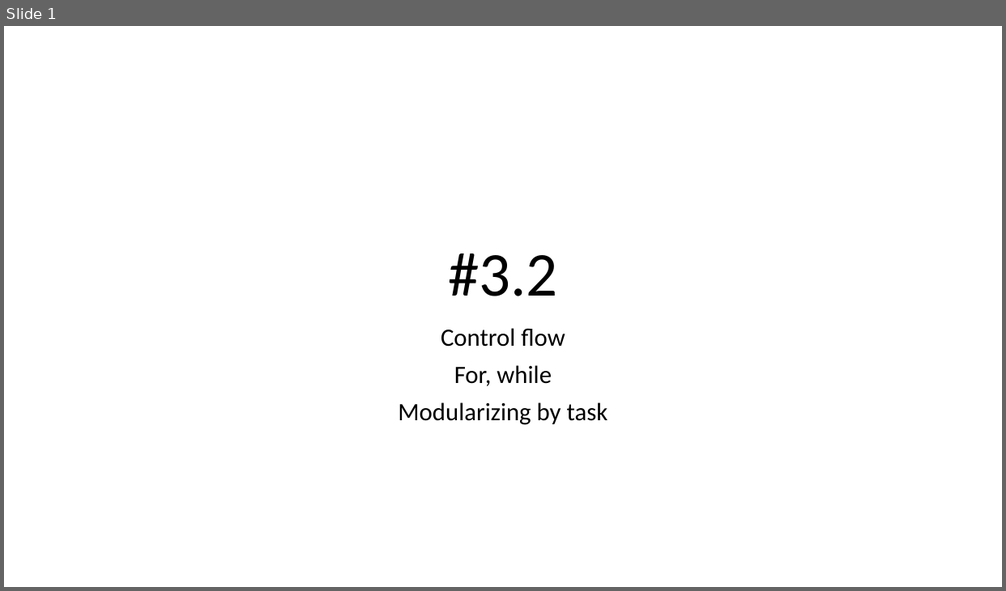
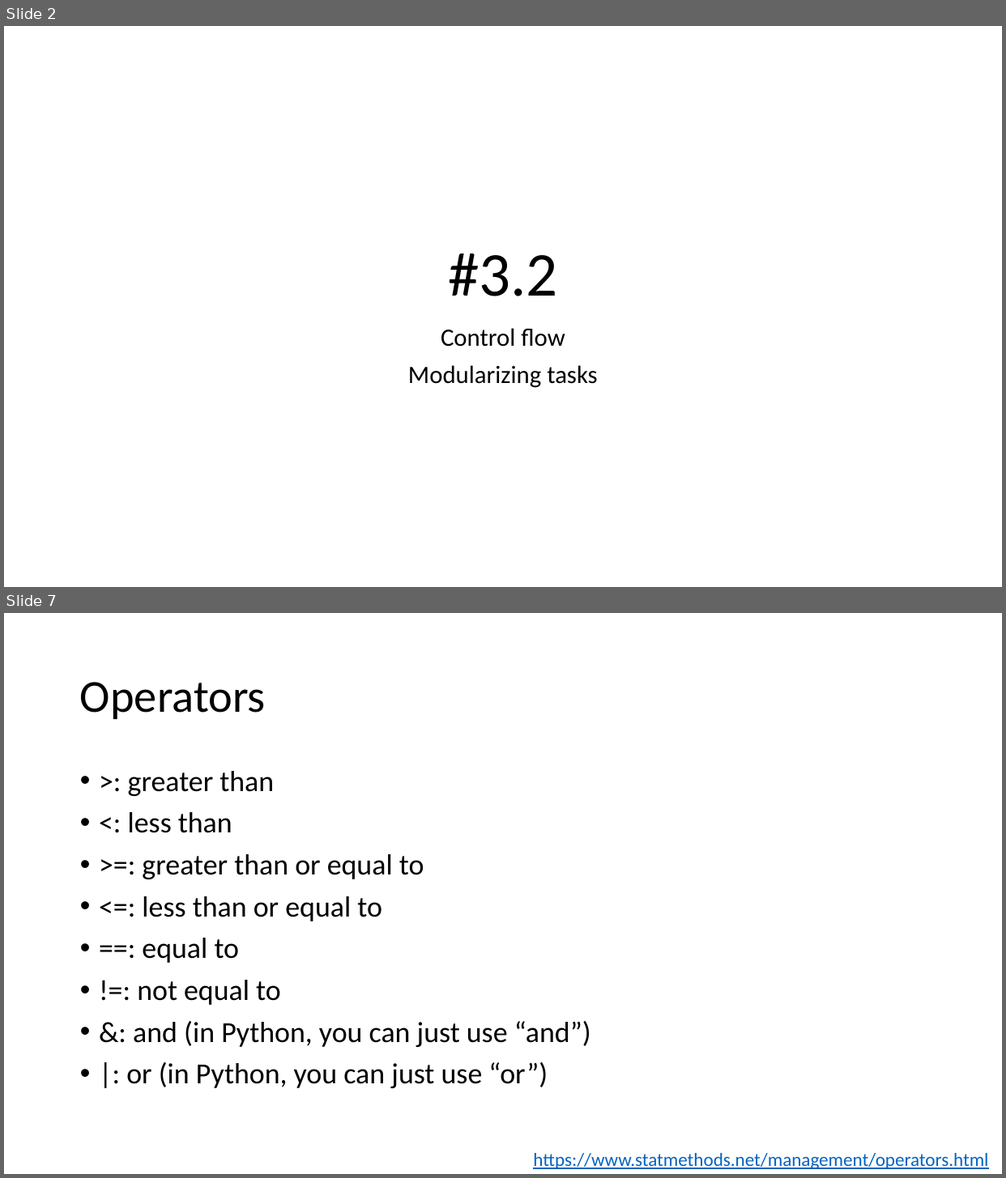
Before and after one commit to j-berg/bioinformatics-bootcamp, a slide deck: class_3_2/class_3_2.pptx. Shown one above the other, each under a label of ours: slide 1 before the commit, slides 2 and 7 after it; the slides between them are not shown. The pictures are 1006x591 and 1006x1178 pixels, drawn with LibreOffice and Linux fonts; fonts in the diff are those of the drawing. Boxes give left, top, right and bottom in pixels: in the first picture for what was removed or moved away, otherwise in the second. Text is boxed around its words. In the diff, an @@ line names an element or a change of style, - is before the commit and + after.

```diff
--- a/class_3_2/class_3_2.pptx
+++ b/class_3_2/class_3_2.pptx
@@ slide 7 added at (x1=4, y1=613, x2=1002, y2=1174), background #FFFFFF @@
@@ title added at (x1=80, y1=682, x2=266, y2=719), 44 pt, text #000000 @@
+Operators
@@ text added at (x1=126, y1=771, x2=591, y2=1088), 28 pt, text #000000 @@
+• >: greater than
+• <: less than
+• >=: greater than or equal to
+• <=: less than or equal to
+• ==: equal to
+• !=: not equal to
+• &: and (in Python, you can just use “and”)
+• |: or (in Python, you can just use “or”)
@@ text added at (x1=533, y1=1153, x2=988, y2=1169), 18 pt, text #0563C1, underline @@
+https://www.statmethods.net/management/operators.html
@@ what was slide 1 is now slide 2 @@
@@ slide 2 changed as well @@
@@ subtitle at (x1=408, y1=365, x2=598, y2=388): text changed @@
-For, while
-Modularizing by task
+Modularizing tasks
```
Also in this commit, not shown: 14 other slides added, 5 other files.
